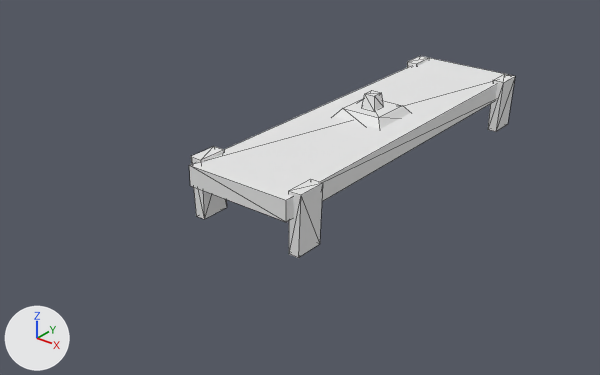
What one commit did to the OBJ model Models/Cranes/zeeKraanHook.obj.
The view is the same before and after, from a camera (50 mm lens) standing at (7.59, -11.53, 8.52) and looking at (-0.72, -1.14, 2.08). Every picture has the same lights, and +X, +Y and +Z are marked at lower left. Mesh edges are drawn as thin lines. Where no turn or scale is listed for an object, it has been applied to the vertices.

The first picture shows 'Hook_Cube.006'.
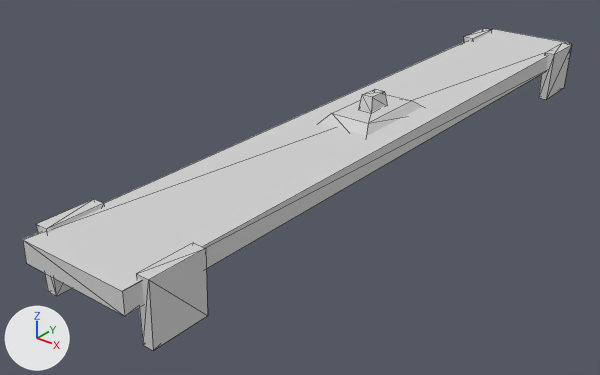
What changed in the scene script:
```text
Add mat_none_003:
    mat_none_003 = principled_material('None.003')
    mat_none_003.base_color = (0.64, 0.64, 0.64)  # light grey #d1d1d1
    mat_none_003.roughness = 1.0
Change me_hook_cube_006:
    where me_hook_cube_006.from_pydata(...)  # 56 vertices, 80 faces; spans x -1.08..1.08, y -3.54..3.54, z 2.32..3.68
    used by ob_hook_cube_006; location = (0.0, 0.0, 0.0)
    remove me_hook_cube_006.materials.append(mat_none)  # white #e7e7e7
    me_hook_cube_006 part 1: the loose piece of 8 vertices spanning x -1.08..-0.87, y 2.87..3.38, z 2.32..3.35 is scaled about its middle by (1, 1.83, 1), then moved by (0.0, 2.61, 0.0), in mat_none_003 (light grey #d1d1d1)
    me_hook_cube_006 part 2: the loose piece of 8 vertices spanning x 0.87..1.08, y 2.87..3.38, z 2.32..3.35 is scaled about its middle by (1, 1.83, 1), then moved by (0.0, 2.61, 0.0), in mat_none_003 (light grey #d1d1d1)
    me_hook_cube_006 part 3: the loose piece of 8 vertices spanning x -1.08..-0.87, y -3.38..-2.87, z 2.32..3.35 is scaled about its middle by (1, 1.83, 1), then moved by (0.0, -2.61, 0.0), in mat_none_003 (light grey #d1d1d1)
    me_hook_cube_006 part 4: the loose piece of 8 vertices spanning x 0.87..1.08, y -3.38..-2.87, z 2.32..3.35 is scaled about its middle by (1, 1.83, 1), then moved by (0.0, -2.61, 0.0), in mat_none_003 (light grey #d1d1d1)
    me_hook_cube_006 part 5: a new loose piece, a box spanning x -0.96..0.96, y -6.5..6.5, z 2.95..3.29, in mat_none_003 (light grey #d1d1d1)
    me_hook_cube_006 part 6: the loose piece of 8 vertices spanning x -0.6..0.6, y -0.6..0.6, z 3.15..3.43 is scaled about its middle by (1, 1.83, 1), in mat_none_003 (light grey #d1d1d1)
    me_hook_cube_006 part 7: the loose piece of 8 vertices spanning x -0.14..0.14, y -0.14..0.14, z 3.41..3.68 is scaled about its middle by (1, 1.83, 1), in mat_none_003 (light grey #d1d1d1)
    me_hook_cube_006 part 8: the loose piece of 8 vertices spanning x -0.96..0.96, y -3.54..3.54, z 2.95..3.29 is deleted
    add me_hook_cube_006.materials.append(mat_none_003)  # light grey #d1d1d1
```

Changed parts and their boxes (x1, y1, x2, y2) in the pictures (600 x 375 px; the box of a moved part takes in the faces that stretch with it):
'Hook_Cube.006', reshaped (68% wider, 59% taller)
    before: (189, 56, 515, 258)
    after: (23, 29, 572, 350)
part 1 of me_hook_cube_006, moved or reshaped
    before: (407, 56, 429, 67)
    after: (463, 29, 491, 42)
part 2 of me_hook_cube_006, moved or reshaped
    before: (488, 74, 515, 132)
    after: (539, 43, 572, 99)
part 3 of me_hook_cube_006, moved or reshaped
    before: (191, 146, 227, 219)
    after: (36, 199, 104, 296)
part 4 of me_hook_cube_006, moved or reshaped
    before: (288, 179, 323, 258)
    after: (136, 243, 208, 350)
part 5 of me_hook_cube_006, added
    after: (23, 29, 571, 316)
part 6 of me_hook_cube_006, moved or reshaped
    before: (334, 98, 411, 129)
    after: (319, 94, 423, 136)
part 7 of me_hook_cube_006, moved or reshaped
    before: (362, 90, 383, 111)
    after: (358, 89, 387, 112)
part 8 of me_hook_cube_006, deleted
    before: (189, 58, 513, 222)
